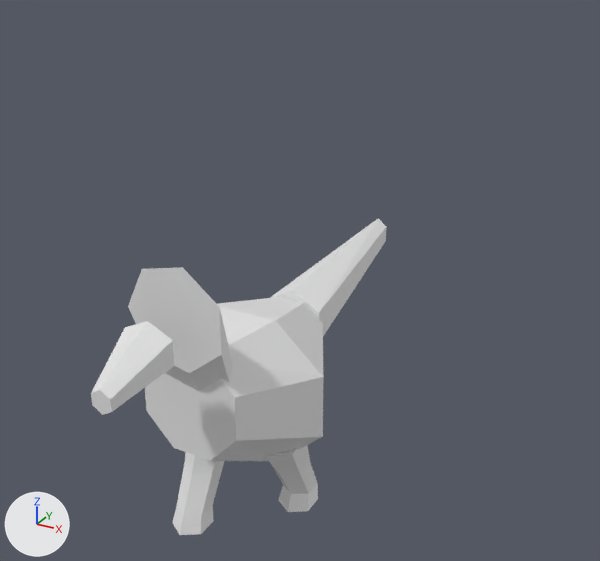
Two versions of the OBJ model data/animals/tie_sangue/walk/2.obj, one commit apart.
Before and after are seen from a camera (50 mm lens) standing at (0.431, -0.659, 0.635) and looking at (0.032, 0.065, 0.273). The lights are fixed; the arrows at lower left show +X, +Y and +Z. The picture after the commit comes second. Where no turn or scale is listed for an object, it has been applied to the vertices.

Names of what the first picture shows: 'tie_sangue_walk_2'.
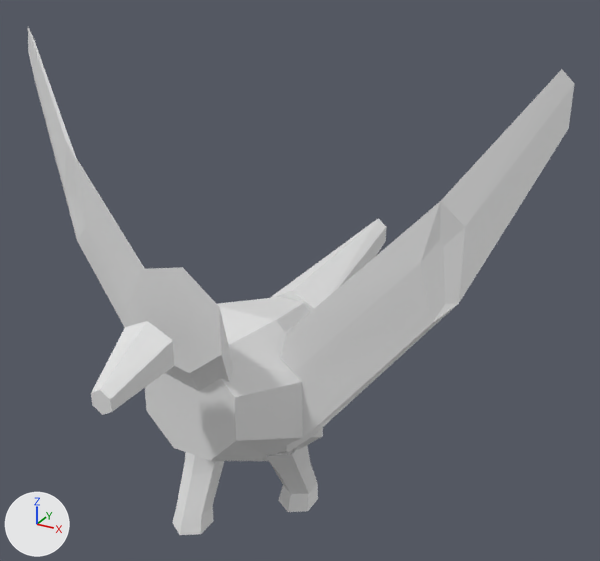
The change, as JSON lines over the scene's bpy script:
```json
{"block": "me_tie_sangue_walk_2", "where": "# used by ob_tie_sangue_walk_2; location = (0.0, 0.0, 0.0)"}
{"op": "remove", "block": "me_tie_sangue_walk_2", "code": "me_tie_sangue_walk_2.from_pydata(...)  # 122 vertices, 220 faces; spans x -0.096..0.096, y -0.224..0.306, z 0.0..0.35"}
{"op": "add", "block": "me_tie_sangue_walk_2", "code": "me_tie_sangue_walk_2.from_pydata(...)  # 156 vertices, 280 faces; spans x -0.3..0.299, y -0.224..0.306, z 0.0..0.523"}
{"block": "me_tie_sangue_walk_2", "change": "me_tie_sangue_walk_2 part 1: a new loose piece of 17 vertices spanning x -0.3..-0.057, y -0.03..0.036, z 0.119..0.523"}
{"block": "me_tie_sangue_walk_2", "change": "me_tie_sangue_walk_2 part 2: a new loose piece of 17 vertices spanning x 0.052..0.299, y -0.031..0.036, z 0.119..0.523"}
```

Pixel boxes (x1, y1, x2, y2) of what changed, in the pictures (600 x 561 px):
```json
{"object": "tie_sangue_walk_2", "change": "reshaped", "before": [91, 218, 386, 535], "after": [28, 28, 574, 535], "on screen": "85% wider, 60% taller"}
{"part": 1, "of": "me_tie_sangue_walk_2", "change": "added", "after": [28, 28, 145, 327]}
{"part": 2, "of": "me_tie_sangue_walk_2", "change": "added", "after": [280, 69, 574, 452]}
```
